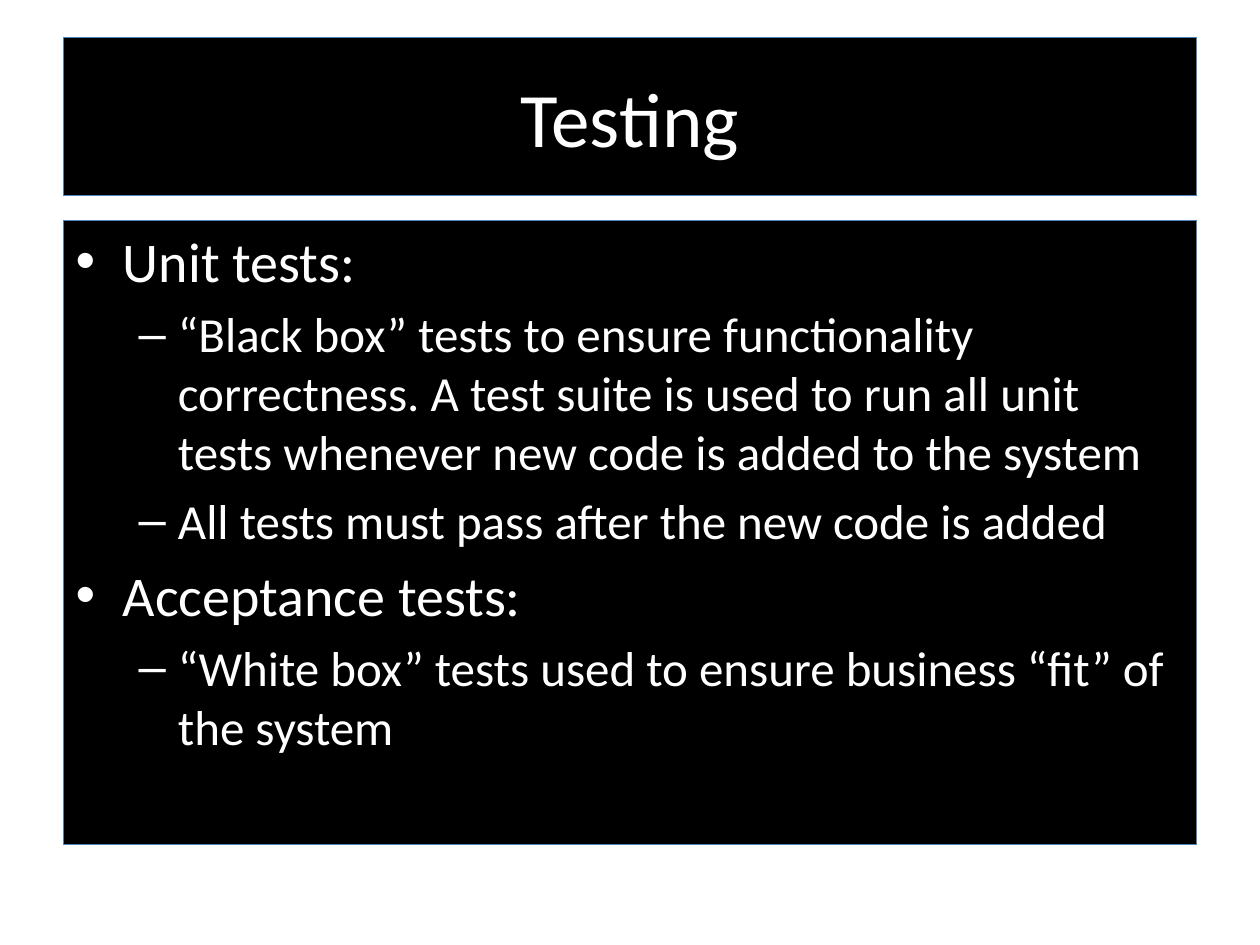
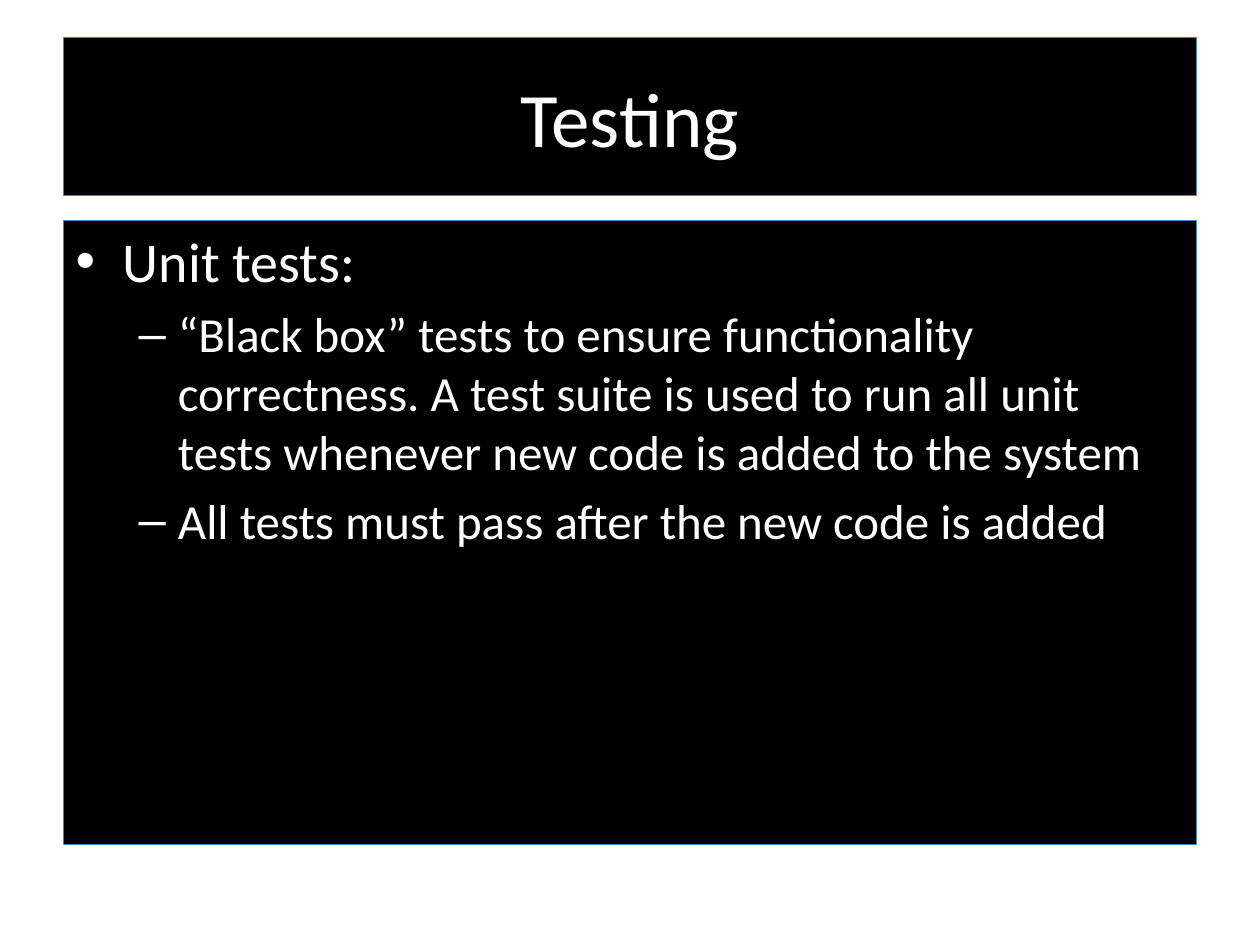
Before and after one commit to RedTeamCOSC470/Documentation, a slide deck: slide 19 of Stargazer.pptx. Drawn at 1260x945 pixels with LibreOffice and Linux fonts; fonts in the diff are those of the drawing; background and template pictures are left out. Boxes give left, top, right and bottom in pixels: in the first picture for what was removed or moved away, otherwise in the second. Text is boxed around its words. In the diff, an @@ line names an element or a change of style, - is before the commit and + after.

```diff
--- a/Stargazer.pptx
+++ b/Stargazer.pptx
@@ text at (123, 580, 1164, 753): paragraphs removed @@
-• Acceptance tests:
-  – “White box” tests used to ensure business “fit” of the system
```
Also in this commit, not shown: 3 other slides changed, 1 other file.
